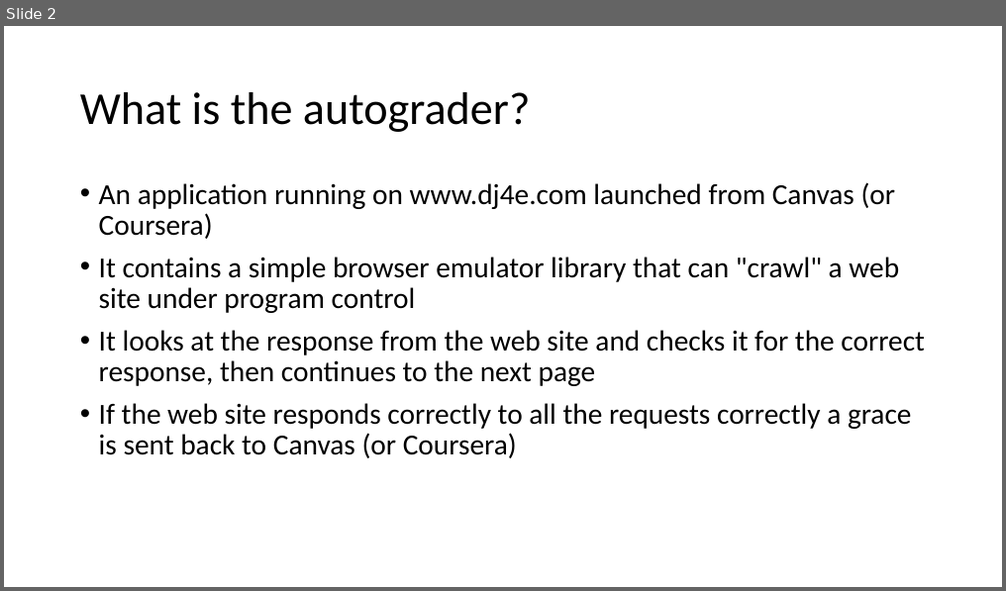
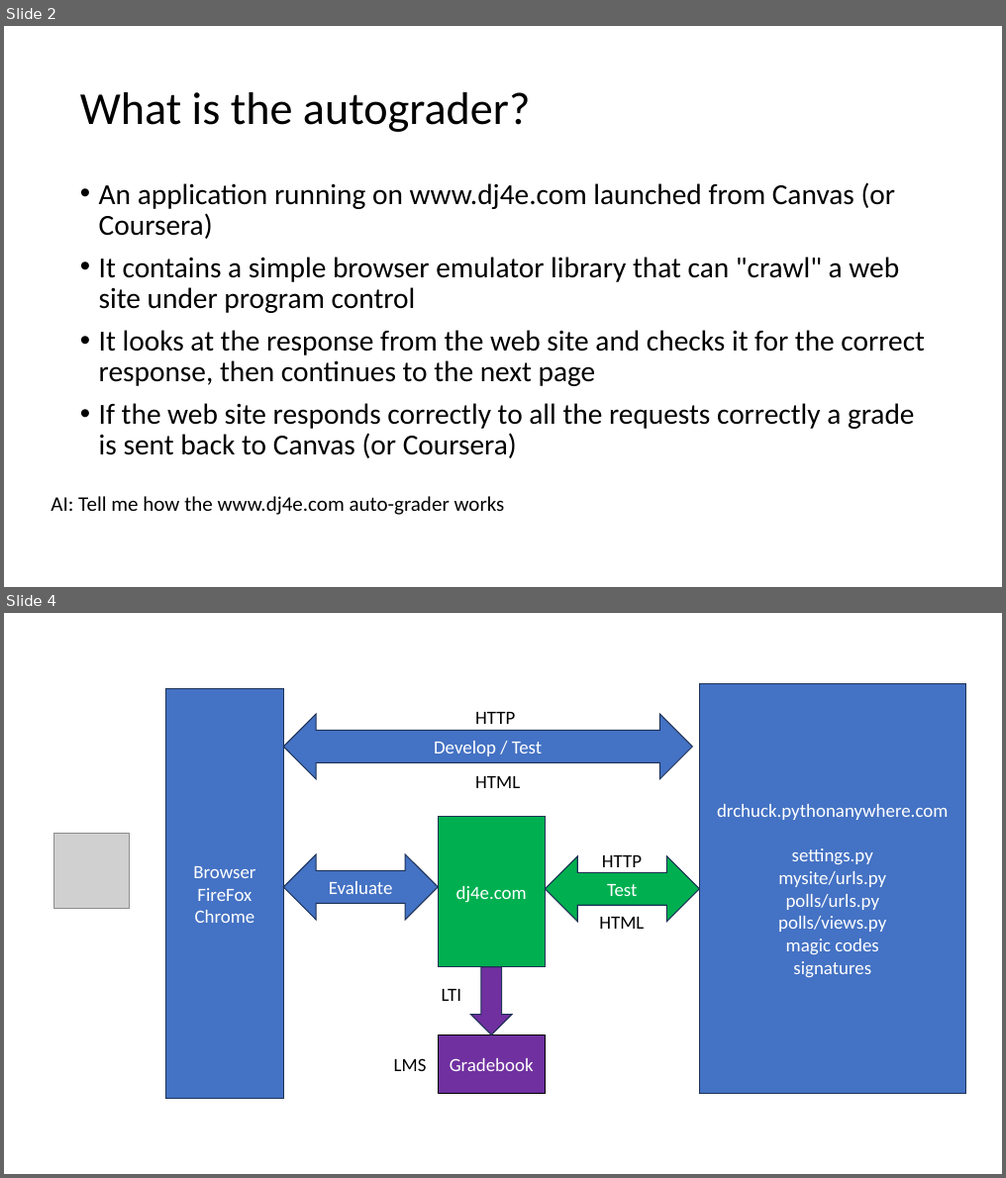
Before and after one commit to csev/dj4e, a slide deck: lectures/00-Auto-Grader.pptx. Shown one above the other, each under a label of ours: slide 2 before the commit, slides 2 and 4 after it; the slides between them are not shown. The pictures are 1006x591 and 1006x1178 pixels, drawn with LibreOffice and Linux fonts; fonts in the diff are those of the drawing; grey boxes stand for pictures. Boxes give left, top, right and bottom in pixels: in the first picture for what was removed or moved away, otherwise in the second. Text is boxed around its words. In the diff, an @@ line names an element or a change of style, - is before the commit and + after.

```diff
--- a/lectures/00-Auto-Grader.pptx
+++ b/lectures/00-Auto-Grader.pptx
@@ slide 4 added at <box>4,613,1002,1174</box>, background #FFFFFF @@
@@ rectangle added at <box>166,688,284,1099</box>, fill #4472C4, outline #1E3256 1 pt, 18 pt, text #FFFFFF @@
+Browser
+FireFox
+Chrome
@@ rectangle added at <box>699,683,966,1093</box>, fill #4472C4, outline #1E3256 1 pt, 18 pt, text #FFFFFF @@
+drchuck.pythonanywhere.com
+settings.py
+mysite/urls.py
+polls/urls.py
+polls/views.py
+magic codes
+signatures
@@ left right arrow added at <box>283,714,693,779</box>, fill #4472C4, outline #1E3256 1 pt, 18 pt, text #FFFFFF @@
+Develop / Test
@@ text added at <box>475,712,515,724</box>, 18 pt, text #000000 @@
+HTTP
@@ text added at <box>475,776,520,788</box>, 18 pt, text #000000 @@
+HTML
@@ rectangle added at <box>439,816,546,967</box>, fill #00B050, outline #1E3256 1 pt, 18 pt, text #FFFFFF @@
+dj4e.com
@@ picture added at <box>54,834,129,909</box> @@
@@ left right arrow added at <box>283,855,438,920</box>, fill #4472C4, outline #1E3256 1 pt, 18 pt, text #FFFFFF @@
+Evaluate
@@ left right arrow added at <box>546,857,699,922</box>, fill #00B050, outline #1E3256 1 pt, 18 pt, text #FFFFFF @@
+Test
@@ text added at <box>602,856,642,867</box>, 18 pt, text #000000 @@
+HTTP
@@ text added at <box>599,917,644,929</box>, 18 pt, text #000000 @@
+HTML
@@ down arrow added at <box>471,967,512,1035</box>, fill #7030A0, outline #1E3256 1 pt @@
@@ text added at <box>442,989,461,1001</box>, 18 pt, text #000000 @@
+LTI
@@ rectangle added at <box>439,1035,546,1093</box>, fill #7030A0, outline #000000 1 pt, 18 pt, text #FFFFFF @@
+Gradebook
@@ text added at <box>394,1059,427,1071</box>, 18 pt, text #000000 @@
+LMS
@@ slide 2 changed as well @@
@@ text at <box>99,403,915,459</box>: text changed @@
-• If the web site responds correctly to all the requests correctly a grace is sent back to Canvas (or Coursera)
+• If the web site responds correctly to all the requests correctly a grade is sent back to Canvas (or Coursera)
@@ text added at <box>51,496,505,515</box>, 20 pt, text #000000 @@
+AI: Tell me how the www.dj4e.com auto-grader works
```
Also in this commit, not shown: 1 other slide changed, 3 other slides added, 3 slides removed, 10 other files.
